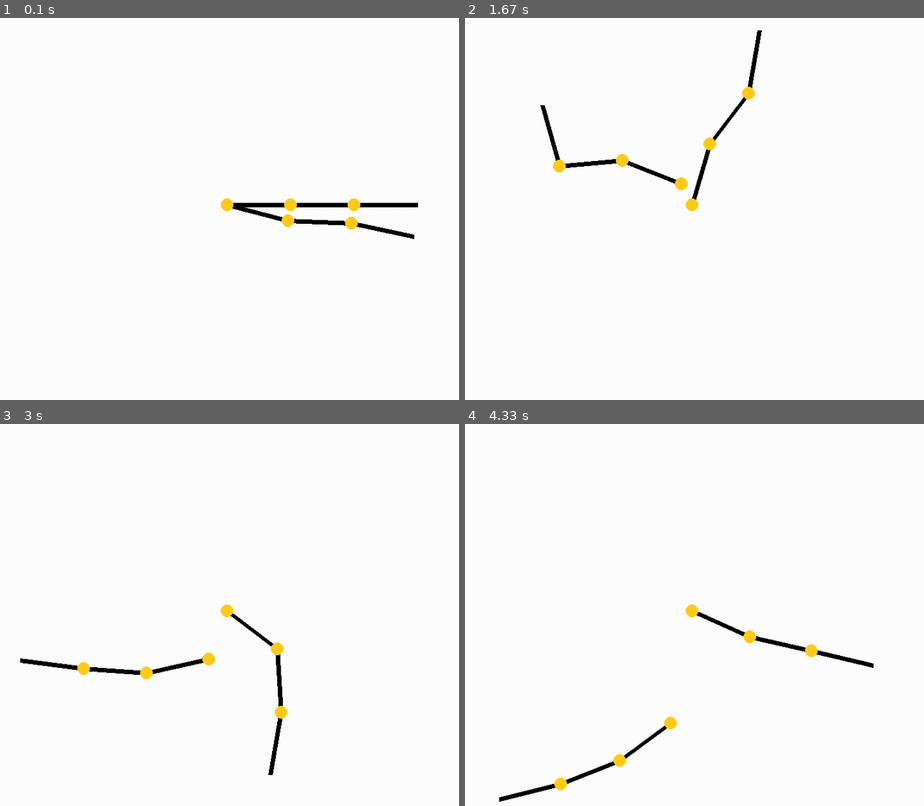
Above: before the commit, frames 1-4 (two rows, left to right).
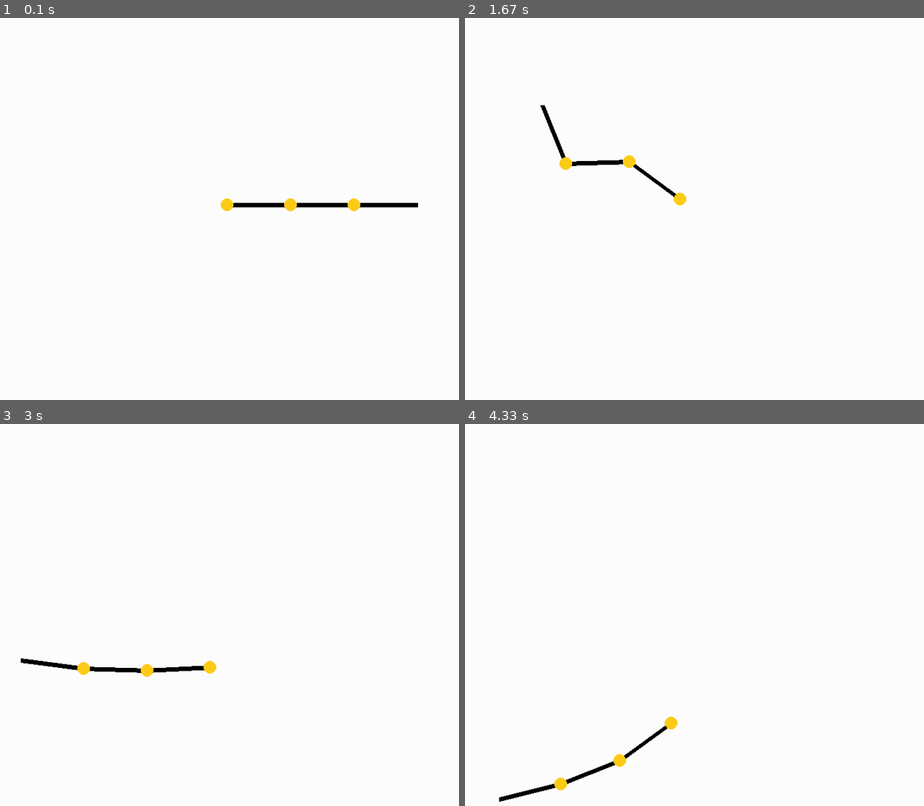
Above: after the commit, the same moments.

Repository: Josephbakulikira/Kinematics-FK-IK-pygame
Game: pygame game, started from main.py
The game is run twice, just before and just after one commit, with the same random seed, the same clock (stepped at 60 frames per second) and the same inputs.
Inputs (mouse positions are in pixels of both pictures, inside the frame that each line leads up to):
- Up to frame 1 (0.1 s): no input
- Up to frame 2 (1.67 s): hold E 0.33-0.8 s; move the mouse to (666, 228) at 0.37 s; hold E 0.83-1.3 s; move the mouse to (497, 128) at 0.87 s; click (543, 105) at 1.38 s
- Up to frame 3 (3 s): click (224, 672) at 1.72 s; click (137, 504) at 2.05 s; click (449, 744) at 2.38 s; click (18, 660) at 2.72 s
- Up to frame 4 (4.33 s): click (506, 511) at 3.05 s; click (543, 699) at 3.38 s; click (919, 725) at 3.72 s; click (497, 798) at 4.05 s

The runs differ from the first frame. In frame 1, 0.6% of the frame differs, in the area x 50-91%, y 49-58%; in frame 2, 1.5%, in the area x 16-65%, y 3-51%; in frame 3, 1.1%; in frame 4, 0.7%.

Commit message:
Kinematic clas

Diff:
--- a/kinematic.py
+++ b/kinematic.py
@@ -1,12 +1,25 @@
 import pygame
 from constants import *
 from Arm import Arm
+
+class Kinematic:
+    def __init__(self, FK=None, IK=None):
+        self.FK = FK
+        self.IK = IK
+        # 0 -> Inverse Kinematic , 1 -> Forward Kinematic
+        self.SelectedMode = 0
+
+    def AppendArm(self, length):
+        self.FK.Append(length)
+        self.IK.Append(length)
+
 
 class ForwardKinematic:
     def __init__(self, position, arms=[], lastArm=None):
         self.position = position
         self.arms = arms
         self.lastArm = lastArm
+
 
     def Append(self, length):
         arm = Arm([0, 0], length, 0)
--- a/main.py
+++ b/main.py
@@ -1,7 +1,7 @@
 import pygame
 import math
 from constants import *
-from kinematic import ForwardKinematic, InverseKinematic
+from kinematic import ForwardKinematic, InverseKinematic, Kinematic
 from Arm import Arm
 
 screen = pygame.display.set_mode(SIZE)
@@ -10,18 +10,18 @@
 
 angle = 0
 
-FK = ForwardKinematic([Width//2, Height//2])
-FK.Append(100)
-FK.Append(100)
-FK.Append(100)
-FK.RotateArm(0, 1.3)
-FK.RotateArm(1, -1.5)
-FK.RotateArm(2, 0.98)
+K = Kinematic(ForwardKinematic([Width//2, Height//2]), InverseKinematic([Width//2, Height//2]))
+K.AppendArm(100)
+K.AppendArm(100)
+K.AppendArm(100)
 
-IK = InverseKinematic([Width//2, Height//2])
-IK.Append(100)
-IK.Append(100)
-IK.Append(100)
+
+K.FK.RotateArm(0, 1.3)
+K.FK.RotateArm(1, -1.5)
+K.FK.RotateArm(2, 0.98)
+
+
+toggleMode = 0
 
 moveMouse = True
 run = True
@@ -38,20 +38,26 @@
                 run = False
             if event.key == pygame.K_SPACE:
                 moveMouse = not moveMouse
+            if event.key == pygame.K_e:
+                toggleMode = (toggleMode + 1) % 2
+
         if event.type == pygame.MOUSEMOTION:
             if moveMouse == True:
                 mousePosition = pygame.mouse.get_pos()
-                IK.Drag(mousePosition)
+                if toggleMode == 0:
+                    K.IK.Drag(mousePosition)
 
-    FK.RotateArm(0, math.sin(angle) * 1.3)
-    FK.RotateArm(1, math.sin(angle * 1.2) * -0.9)
-    FK.RotateArm(2, math.sin(angle * 0.73) * 1.12)
+    if toggleMode == 1:
+        K.FK.RotateArm(0, math.sin(angle) * 1.3)
+        K.FK.RotateArm(1, math.sin(angle * 1.2) * -0.9)
+        K.FK.RotateArm(2, math.sin(angle * 0.73) * 1.12)
 
-    angle += 0.05
+        angle += 0.05
 
-    FK.update()
-    FK.Show(screen)
-    IK.Show(screen)
+        K.FK.update()
+        K.FK.Show(screen)
+    else:
+        K.IK.Show(screen)
     pygame.display.flip()
 
 
